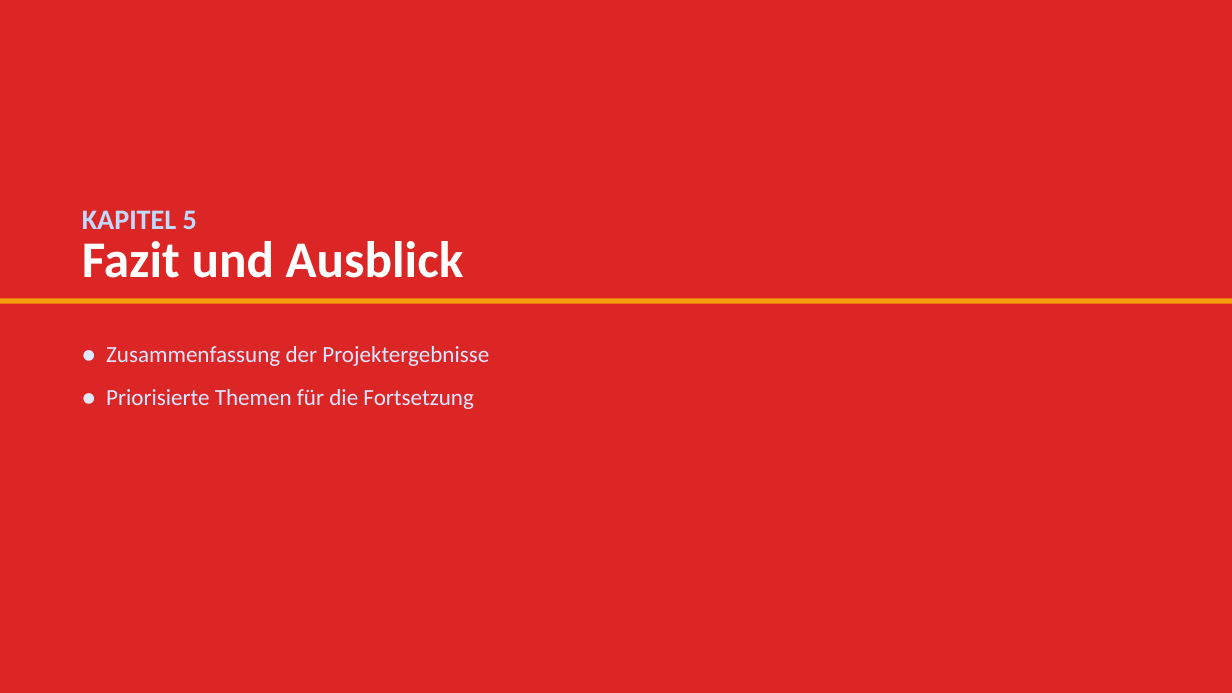
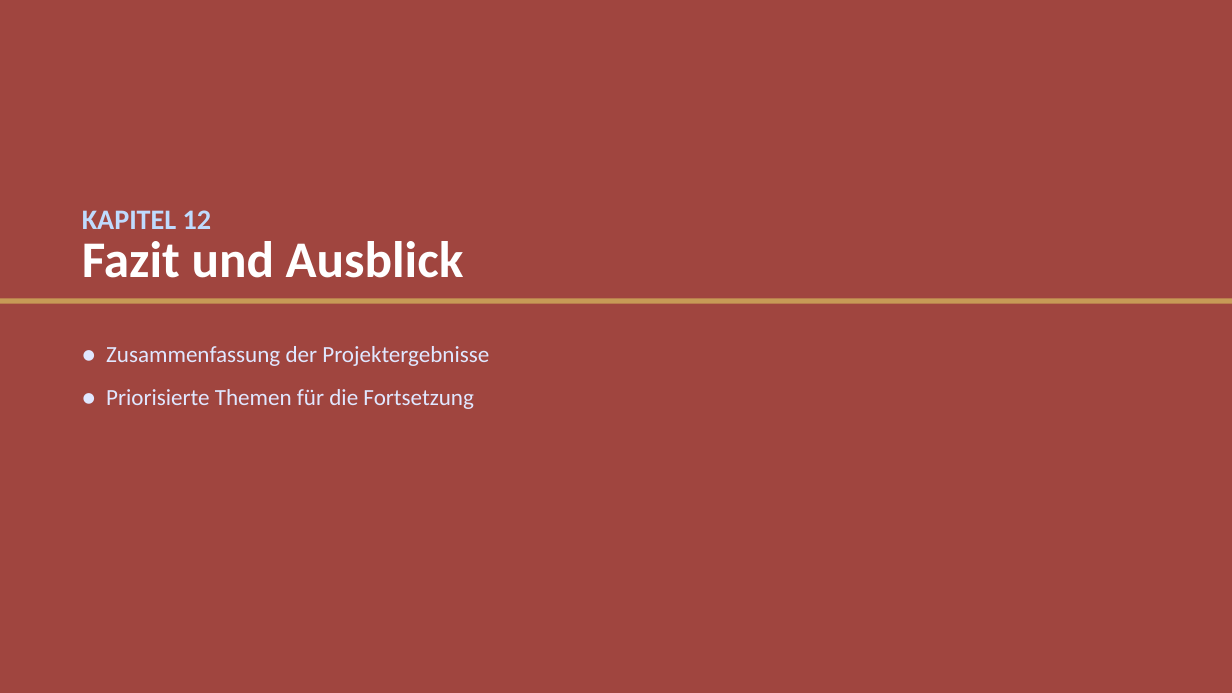
Before and after one commit to eufunk/arbeitsmarkt-regensburg, a slide deck: slide 62 of Dok/Projektpraesentation.pptx (slide 27 before the commit). Drawn at 1232x693 pixels with LibreOffice and Linux fonts; fonts in the diff are those of the drawing. Boxes give left, top, right and bottom in pixels: in the first picture for what was removed or moved away, otherwise in the second. Text is boxed around its words. In the diff, an @@ line names an element or a change of style, - is before the commit and + after.

Commit message:
Projektdokumentation und -praesentation um Kapitel 5-11 erweitern, visuell ueberarbeiten
Word: neue Kapitel Fluktuation, Demografie, Erwerbstaetigkeit, Finanzen,
Foerderung, Bezugsdauer und Rechtskreisvergleich in voller Paritaet ergaenzt,
Kennzahlen hervorgehoben, echtes klickbares Inhaltsverzeichnis mit
Seitenzahlen aufgebaut.

PPT: entsprechende Kapitel-Folien ergaenzt, Farbpalette entschaerft,
mehrere Folien auf Kacheln/Panele umgestellt und Zeitraumangaben
(Vormonat/Vorjahresmonat vs. Gesamtzeitraum) praezisiert.

```diff
--- a/Dok/Projektpraesentation.pptx
+++ b/Dok/Projektpraesentation.pptx
@@ background #DC2626 to #A0453F @@
@@ text at (82, 210, 212, 229): text changed @@
-KAPITEL 5
+KAPITEL 12
@@ rectangle at (0, 298, 1231, 304): fill #F59E0B to #C79A56 @@
```
Also in this commit, not shown: 29 other slides changed, 35 slides added, 23 other files.
